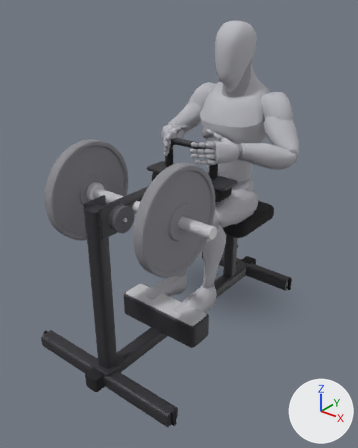
An edit to the glTF model app/src/main/assets/mannequins/seated_calf_raise.glb, drawn before and after from the same camera.
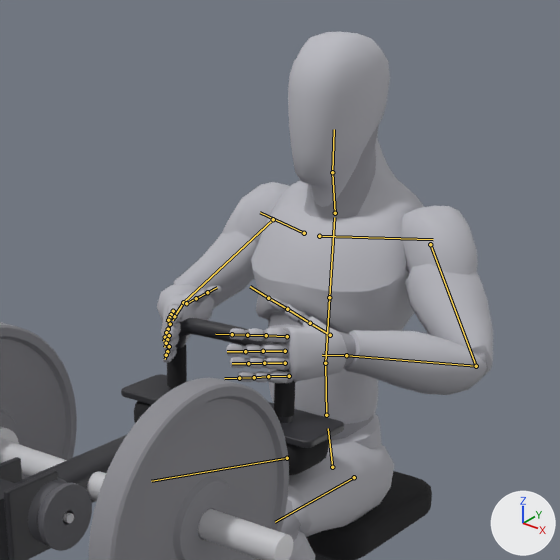
Old and new are each drawn whole from a 50 mm camera at (1.34, -2.112, 1.618) aimed at (-0.005, -0.431, 0.575) and again close up on the part from 27% to 91% of the width and 2% to 53% of the height. The lights are fixed; the arrows at lower right show +X, +Y and +Z. The last two pictures show the newer version. Both versions are drawn at frame 24 of the action 'lowering'; the numbers are the values there. The bones that change, and the others that lie on the model, are drawn over the model as lines in the close-ups.

Objects in the first close-up: 'body', 'body_1', 'calf_raise_0', 'calf_raise_18', 'calf_raise_19', 'calf_raise_23', 'calf_raise_26', 'calf_raise_29', 'calf_raise_30', 'calf_raise_31', 'calf_raise_32', 'calf_raise_34', 'calf_raise_35', 'calf_raise_37' and 7 more.
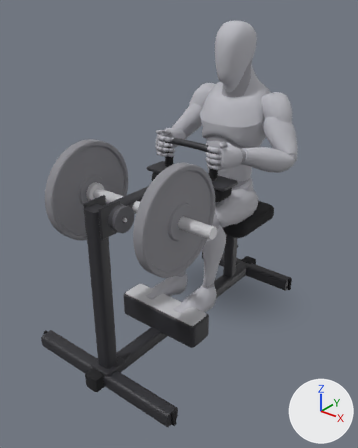
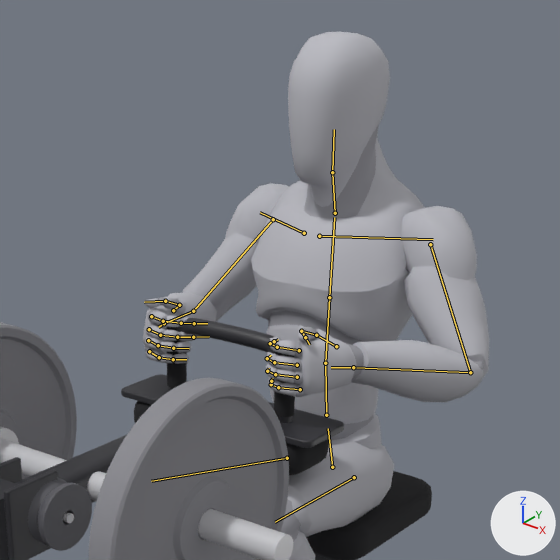
Changed parts and their boxes (x1, y1, x2, y2) in the close-ups (560 x 560 px):
'body', posed
    before: (157, 32, 493, 560)
    after: (143, 32, 489, 560)
'body_1', posed (7% wider)
    before: (171, 125, 488, 542)
    after: (144, 125, 484, 542)
bone 'upperarm_l', root to tip
    before: (430, 244) to (476, 366)
    after: (430, 244) to (470, 372)
bone 'lowerarm_l', root to tip
    before: (476, 366) to (346, 355)
    after: (470, 372) to (353, 367)
bone 'index_01_l', root to tip
    before: (287, 336) to (266, 335)
    after: (299, 350) to (277, 347)
bone 'index_02_l', root to tip
    before: (266, 335) to (247, 335)
    after: (277, 347) to (270, 343)
bone 'index_03_l', root to tip
    before: (247, 335) to (232, 334)
    after: (270, 343) to (274, 341)
bone 'middle_01_l', root to tip
    before: (285, 351) to (263, 351)
    after: (297, 365) to (274, 362)
bone 'middle_02_l', root to tip
    before: (263, 351) to (245, 351)
    after: (274, 362) to (267, 358)
bone 'middle_03_l', root to tip
    before: (245, 351) to (227, 351)
    after: (267, 358) to (271, 355)
bone 'pinky_01_l', root to tip
    before: (289, 376) to (268, 376)
    after: (300, 389) to (278, 387)
bone 'pinky_02_l', root to tip
    before: (268, 376) to (254, 377)
    after: (278, 387) to (271, 384)
bone 'pinky_03_l', root to tip
    before: (254, 377) to (239, 378)
    after: (271, 384) to (271, 381)
bone 'ring_01_l', root to tip
    before: (285, 363) to (264, 363)
    after: (297, 377) to (275, 374)
bone 'ring_02_l', root to tip
    before: (264, 363) to (248, 363)
    after: (275, 374) to (267, 371)
bone 'ring_03_l', root to tip
    before: (248, 363) to (232, 363)
    after: (267, 371) to (269, 368)
bone 'thumb_02_l', root to tip
    before: (310, 323) to (287, 309)
    after: (316, 335) to (301, 331)
bone 'thumb_03_l', root to tip
    before: (287, 309) to (268, 298)
    after: (301, 331) to (305, 337)
bone 'upperarm_r', root to tip
    before: (273, 219) to (183, 302)
    after: (273, 219) to (193, 311)
bone 'lowerarm_r', root to tip
    before: (183, 302) to (174, 316)
    after: (193, 311) to (164, 323)
bone 'index_01_r', root to tip
    before: (173, 311) to (171, 314)
    after: (151, 316) to (163, 321)
bone 'index_02_r', root to tip
    before: (171, 314) to (169, 317)
    after: (163, 321) to (181, 323)
bone 'index_03_r', root to tip
    before: (169, 317) to (168, 320)
    after: (181, 323) to (194, 323)
bone 'middle_01_r', root to tip
    before: (170, 324) to (168, 329)
    after: (149, 329) to (160, 335)
bone 'middle_02_r', root to tip
    before: (168, 329) to (166, 332)
    after: (160, 335) to (177, 337)
bone 'middle_03_r', root to tip
    before: (166, 332) to (165, 337)
    after: (177, 337) to (193, 337)
bone 'pinky_01_r', root to tip
    before: (169, 346) to (167, 351)
    after: (149, 351) to (159, 357)
bone 'pinky_02_r', root to tip
    before: (167, 351) to (166, 355)
    after: (159, 357) to (173, 359)
bone 'pinky_03_r', root to tip
    before: (166, 355) to (165, 359)
    after: (173, 359) to (186, 359)
bone 'ring_01_r', root to tip
    before: (169, 335) to (167, 339)
    after: (148, 340) to (158, 345)
bone 'ring_02_r', root to tip
    before: (167, 339) to (166, 343)
    after: (158, 345) to (173, 348)
bone 'ring_03_r', root to tip
    before: (166, 343) to (164, 347)
    after: (173, 348) to (189, 348)
bone 'thumb_02_r', root to tip
    before: (196, 298) to (207, 292)
    after: (179, 305) to (165, 301)
bone 'thumb_03_r', root to tip
    before: (207, 292) to (217, 287)
    after: (165, 301) to (144, 302)

What the commit changed:
Bone 'upperarm_l' (bone_upperarm_l) turns from (23, 18, -41) to (19, 14, -49) degrees about its own x, y and z.
Bone 'lowerarm_l' (bone_lowerarm_l) turns from (96, 5, -40) to (93, 2, -35) degrees about its own x, y and z.
Bone 'index_01_l' (bone_index_01_l) turns from (0, 0, 0) to (47, 0, 0) degrees about its own x, y and z.
Bone 'index_02_l' (bone_index_02_l) turns from (0, 0, 0) to (50, 0, 0) degrees about its own x, y and z.
Bone 'index_03_l' (bone_index_03_l) turns from (0, 0, 0) to (37, 0, 0) degrees about its own x, y and z.
Bone 'middle_01_l' (bone_middle_01_l) turns from (0, 0, 0) to (46, 0, 0) degrees about its own x, y and z.
Bone 'middle_02_l' (bone_middle_02_l) turns from (0, 0, 0) to (49, 0, 0) degrees about its own x, y and z.
Bone 'middle_03_l' (bone_middle_03_l) turns from (0, 0, 0) to (36, 0, 0) degrees about its own x, y and z.
Bone 'pinky_01_l' (bone_pinky_01_l) turns from (0, 0, 0) to (43, 0, 0) degrees about its own x, y and z.
Bone 'pinky_02_l' (bone_pinky_02_l) turns from (0, 0, 0) to (46, 0, 0) degrees about its own x, y and z.
Bone 'pinky_03_l' (bone_pinky_03_l) turns from (0, 0, 0) to (34, 0, 0) degrees about its own x, y and z.
Bone 'ring_01_l' (bone_ring_01_l) turns from (0, 0, 0) to (43, 0, 0) degrees about its own x, y and z.
Bone 'ring_02_l' (bone_ring_02_l) turns from (0, 0, 0) to (47, 0, 0) degrees about its own x, y and z.
Bone 'ring_03_l' (bone_ring_03_l) turns from (0, 0, 0) to (34, 0, 0) degrees about its own x, y and z.
Bone 'thumb_02_l' (bone_thumb_02_l) turns from (0, 0, 0) to (3, 2, -50) degrees about its own x, y and z.
Bone 'thumb_03_l' (bone_thumb_03_l) turns from (0, 0, 0) to (3, 2, -50) degrees about its own x, y and z.
Bone 'upperarm_r' (bone_upperarm_r) turns from (23, -18, 41) to (19, -14, 49) degrees about its own x, y and z.
Bone 'lowerarm_r' (bone_lowerarm_r) turns from (96, -5, 40) to (93, -2, 35) degrees about its own x, y and z.
Bone 'index_01_r' (bone_index_01_r) turns from (0, 0, 0) to (47, 0, 0) degrees about its own x, y and z.
Bone 'index_02_r' (bone_index_02_r) turns from (0, 0, 0) to (50, 0, 0) degrees about its own x, y and z.
Bone 'index_03_r' (bone_index_03_r) turns from (0, 0, 0) to (37, 0, 0) degrees about its own x, y and z.
Bone 'middle_01_r' (bone_middle_01_r) turns from (0, 0, 0) to (46, 0, 0) degrees about its own x, y and z.
Bone 'middle_02_r' (bone_middle_02_r) turns from (0, 0, 0) to (49, 0, 0) degrees about its own x, y and z.
Bone 'middle_03_r' (bone_middle_03_r) turns from (0, 0, 0) to (36, 0, 0) degrees about its own x, y and z.
Bone 'pinky_01_r' (bone_pinky_01_r) turns from (0, 0, 0) to (43, 0, 0) degrees about its own x, y and z.
Bone 'pinky_02_r' (bone_pinky_02_r) turns from (0, 0, 0) to (46, 0, 0) degrees about its own x, y and z.
Bone 'pinky_03_r' (bone_pinky_03_r) turns from (0, 0, 0) to (34, 0, 0) degrees about its own x, y and z.
Bone 'ring_01_r' (bone_ring_01_r) turns from (0, 0, 0) to (43, 0, 0) degrees about its own x, y and z.
Bone 'ring_02_r' (bone_ring_02_r) turns from (0, 0, 0) to (47, 0, 0) degrees about its own x, y and z.
Bone 'ring_03_r' (bone_ring_03_r) turns from (0, 0, 0) to (34, 0, 0) degrees about its own x, y and z.
Bone 'thumb_02_r' (bone_thumb_02_r) turns from (0, 0, 0) to (3, -2, 50) degrees about its own x, y and z.
Bone 'thumb_03_r' (bone_thumb_03_r) turns from (0, 0, 0) to (3, -2, 50) degrees about its own x, y and z.
